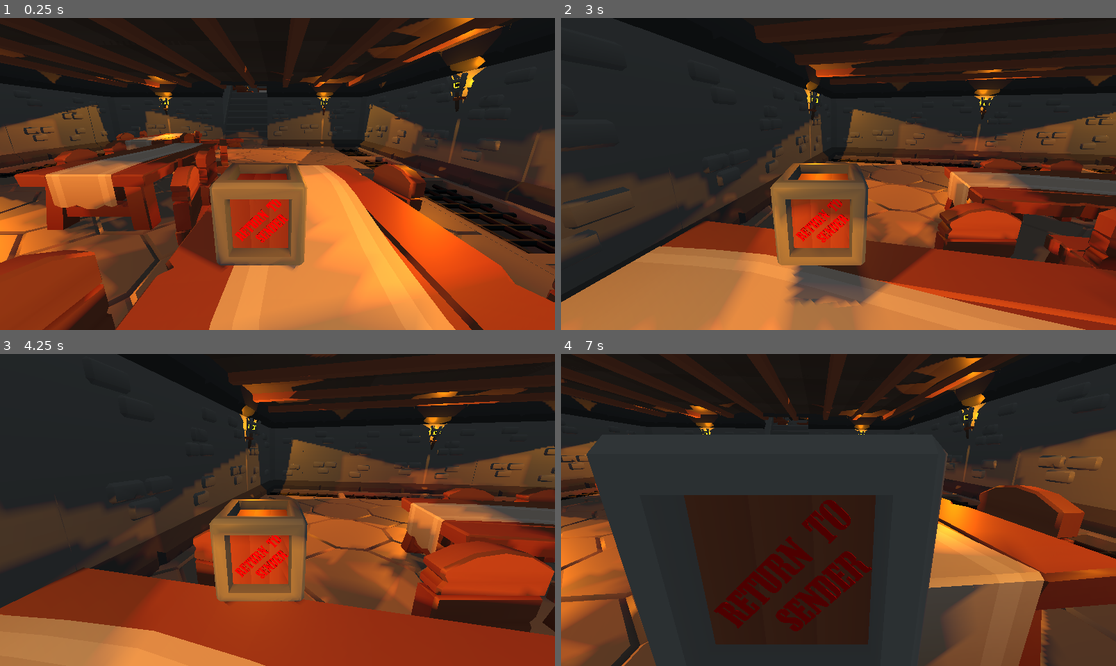
Above: before the commit, frames 1-4 (two rows, left to right).
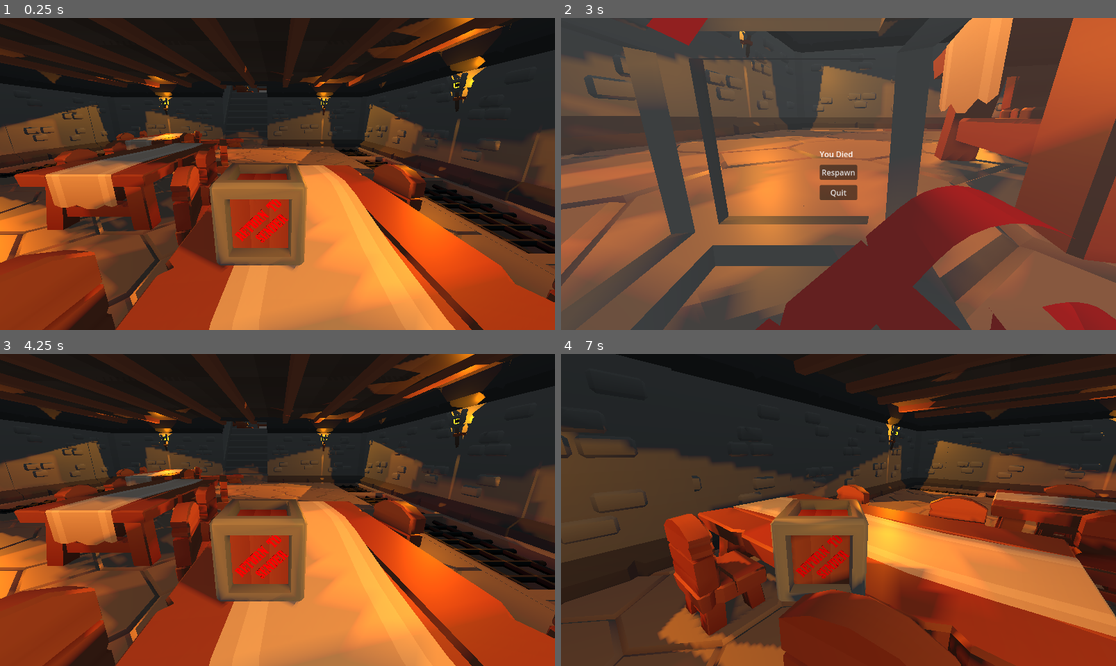
Above: after the commit, the same moments.

Repository: holy-moley/ReturnToSender
Game: Godot game, scene res://main.tscn
The game is run twice, just before and just after one commit, with the same random seed, the same clock (stepped at 60 frames per second) and the same inputs.
Inputs (mouse positions are in pixels of both pictures, inside the frame that each line leads up to):
- Up to frame 1 (0.25 s): no input
- Up to frame 2 (3 s): tap Enter at 0.5 s; move the mouse to (960, 158) at 0.52 s; hold D (right) 0.53-1.28 s; hold Shift (sprint) 0.53-1.28 s; tap Space (jump) at 0.77, 1.52 s; move the mouse to (727, 189) at 1.27 s; hold Down (back) 1.28-2.03 s; tap Shift (sprint) at 1.35, 2.85 s; move the mouse to (894, 105) at 2.02 s; hold D (right) 2.03-2.78 s; hold Shift (sprint) 2.03-2.78 s; move the mouse to (810, 236) at 2.77 s; hold W (forward) from 2.78 s (still down)
- Up to frame 3 (4.25 s): tap Space (jump) at 3.02 s; release W (forward) at 3.5 s; click (277, 506) at 3.5 s, where only the run after the commit has a clickable "Respawn"
- Up to frame 4 (7 s): tap R (respawn) at 4.25, 5.75, 6.4 s; move the mouse to (1005, 556) at 4.27 s; hold A (left) 4.28-5 s; hold Shift (sprint) 4.28-5 s; tap Space (jump) at 4.52, 6.02 s; tap Escape (pause) at 4.9 s; click (838, 525) at 5 s, where only the run after the commit has a clickable "Respawn"; move the mouse to (672, 463) at 5.77 s; hold A (left) 5.78-6.53 s; tap Shift (sprint) at 5.85 s; move the mouse to (866, 510) at 6.52 s; hold Down (back) from 6.53 s (still down); hold Shift (sprint) from 6.53 s (still down)

The runs differ from the first frame. In frame 1, less than 0.1% of the frame differs, in the area x 74-85%, y 7-9%; in frame 2, 93%, in the area x 0-100%, y 0-100%; in frame 3, 63%; in frame 4, 67%.

Commit message:
Added death menu

Diff:
--- /dev/null
+++ b/squash_the_creeps_start_1.1.0/death_menu.gd
@@ -0,0 +1,14 @@
+extends Control
+
+func showMenu():
+	visible = true
+
+func hideMenu():
+	visible = false
+
+func onRestartPressed():
+	get_tree().paused = false
+	get_tree().reload_current_scene()
+
+func onQuitButtonPressed():
+	get_tree().quit()
--- /dev/null
+++ b/squash_the_creeps_start_1.1.0/death_menu.tscn
@@ -0,0 +1,53 @@
+[gd_scene load_steps=2 format=3 uid="uid://h2u3i4n3ix2v"]
+
+[ext_resource type="Script" path="res://death_menu.gd" id="1_jsyjx"]
+
+[node name="DeathMenu" type="Control"]
+process_mode = 3
+visible = false
+layout_mode = 3
+anchors_preset = 15
+anchor_right = 1.0
+anchor_bottom = 1.0
+grow_horizontal = 2
+grow_vertical = 2
+script = ExtResource("1_jsyjx")
+
+[node name="ColorRect" type="ColorRect" parent="."]
+layout_mode = 1
+anchors_preset = 15
+anchor_right = 1.0
+anchor_bottom = 1.0
+grow_horizontal = 2
+grow_vertical = 2
+color = Color(1, 1, 1, 0.12549)
+
+[node name="GridContainer" type="GridContainer" parent="."]
+layout_mode = 1
+anchors_preset = 8
+anchor_left = 0.5
+anchor_top = 0.5
+anchor_right = 0.5
+anchor_bottom = 0.5
+offset_left = -39.0
+offset_top = -46.5
+offset_right = 39.0
+offset_bottom = 46.5
+grow_horizontal = 2
+grow_vertical = 2
+theme_override_constants/v_separation = 11
+
+[node name="DeathLabel" type="Label" parent="GridContainer"]
+layout_mode = 2
+text = "You Died"
+
+[node name="Respawn" type="Button" parent="GridContainer"]
+layout_mode = 2
+text = "Respawn"
+
+[node name="Quit" type="Button" parent="GridContainer"]
+layout_mode = 2
+text = "Quit"
+
+[connection signal="pressed" from="GridContainer/Respawn" to="." method="onRestartPressed"]
+[connection signal="pressed" from="GridContainer/Quit" to="." method="onQuitButtonPressed"]
--- a/squash_the_creeps_start_1.1.0/main.tscn
+++ b/squash_the_creeps_start_1.1.0/main.tscn
@@ -1,11 +1,14 @@
-[gd_scene load_steps=9 format=3 uid="uid://dibmxxgs24c6y"]
+[gd_scene load_steps=12 format=3 uid="uid://dibmxxgs24c6y"]
 
 [ext_resource type="Script" path="res://main.gd" id="1_cb3ao"]
 [ext_resource type="PackedScene" uid="uid://dwggalpxc4xky" path="res://player.tscn" id="1_nhwxy"]
 [ext_resource type="PackedScene" uid="uid://cx6ebcswvuhgi" path="res://mob.tscn" id="2_fkq84"]
+[ext_resource type="PackedScene" uid="uid://cqe0dblrikacy" path="res://poison_fog.tscn" id="4_3bgk7"]
 [ext_resource type="PackedScene" uid="uid://2283cvk3na36" path="res://ShelfHall.tscn" id="6_a452a"]
+[ext_resource type="PackedScene" uid="uid://dhkgf6tlsfb4k" path="res://pause_menu.tscn" id="7_1x8lt"]
 [ext_resource type="PackedScene" uid="uid://bocgqul2ptwv2" path="res://goalpost.tscn" id="7_rukn8"]
 [ext_resource type="PackedScene" uid="uid://0ro3ghwra1c7" path="res://dungeonMessHall.tscn" id="8_67ypg"]
+[ext_resource type="PackedScene" uid="uid://h2u3i4n3ix2v" path="res://death_menu.tscn" id="8_dnycq"]
 
 [sub_resource type="SphereShape3D" id="SphereShape3D_qgoqu"]
 
@@ -26,6 +29,15 @@
 
 [node name="Mess Hall" parent="." instance=ExtResource("8_67ypg")]
 transform = Transform3D(1, 0, 0, 0, 1, 0, 0, 0, 1, 59.384, 0, -20.9022)
+
+[node name="PoisonFog2" parent="Mess Hall" instance=ExtResource("4_3bgk7")]
+transform = Transform3D(26.532, 0, 0, 0, 6.2496, 0, 0, 0, 23, 2, 0.5, -3)
+
+[node name="ShelfHall" parent="." instance=ExtResource("6_a452a")]
+transform = Transform3D(3, 0, 0, 0, 3, 0, 0, 0, 3, 32, 0, -22)
+
+[node name="PoisonFog2" parent="ShelfHall" instance=ExtResource("4_3bgk7")]
+transform = Transform3D(8.3424, 0, 0, 0, 1.6, 0, 0, 0, 2.5, -11.8, 4, 0)
 
 [node name="Player" parent="." instance=ExtResource("1_nhwxy")]
 transform = Transform3D(-0.0012835, 0.0113297, 0.999935, -0.000239745, 0.999936, -0.01133, -0.999999, -0.000254229, -0.00128071, 76.4778, 4.84274, -31.6187)
@@ -50,10 +62,13 @@
 transform = Transform3D(1, 0, 0, 0, -0.258819, 0.965926, 0, -0.965926, -0.258819, 0, 210.867, -62.5874)
 visible = false
 
-[node name="Node3D" parent="." instance=ExtResource("6_a452a")]
-transform = Transform3D(3, 0, 0, 0, 3, 0, 0, 0, 3, 32, 0, -22)
-
 [node name="Settings" type="Node" parent="."]
 
 [node name="WorldEnvironment" type="WorldEnvironment" parent="Settings"]
 environment = SubResource("Environment_52xgh")
+
+[node name="Menus" type="Node" parent="."]
+
+[node name="Pause menu" parent="Menus" instance=ExtResource("7_1x8lt")]
+
+[node name="DeathMenu" parent="Menus" instance=ExtResource("8_dnycq")]
--- a/squash_the_creeps_start_1.1.0/playertest.gd
+++ b/squash_the_creeps_start_1.1.0/playertest.gd
@@ -22,11 +22,54 @@
 func wait(seconds: float) -> void:
 	await get_tree().create_timer(seconds).timeout
 
+
 func _process(delta: float) -> void:
 	if Input.is_action_pressed("sprint"):
 		max_speed = max_run_speed
 	else:
 		max_speed = max_walk_speed
+
+func pauseButtonPress():
+	get_tree().paused = true
+	show()
+
+@onready var death_menu = get_tree().get_root().get_node("Main/Menus/DeathMenu")
+signal playerDeath
+func _ready():
+	#Ensures accessible death menu.
+	if death_menu:
+		print("Death menu loaded.")
+	else:
+		print("Death menu not loaded.")
+	var traps = get_tree().get_nodes_in_group("traps")
+	for trap in traps:
+		if trap is Area3D:
+			trap.body_entered.connect(onBodyEntered)
+		else:
+			print("Found node that isn't area3d.")
+	self.playerDeath.connect(onDeath)
+
+func onBodyEntered(body):
+	if body.is_in_group("traps"):
+		$Sfx/AudioStreamPlayer/Boxdead.play()
+		emit_signal("playerDeath")
+
+
+func onDeath():
+	openDeathMenu()
+func openDeathMenu():
+	if death_menu:
+		death_menu.showMenu()
+		get_tree().paused=true
+	else:
+		print ("Death menu null, check node path.")
+
+
+func _on_area_3d_area_entered(area: Area3D) -> void:
+	if area.is_in_group("traps"):
+		$Sfx/AudioStreamPlayer/Boxdead.play()
+		emit_signal("playerDeath")
+
 
 
 func respawn(location):
@@ -112,8 +155,3 @@
 
 	move_and_slide()
 	apply_floor_snap()
-
-
-
-func _on_area_3d_area_entered(area: Area3D) -> void:
-	respawn(start_pos) # Replace with function body.
--- /dev/null
+++ b/squash_the_creeps_start_1.1.0/poison_fog.gd
@@ -0,0 +1,4 @@
+extends Area3D
+
+func _ready():
+	add_to_group("traps")
--- a/squash_the_creeps_start_1.1.0/poison_fog.tscn
+++ b/squash_the_creeps_start_1.1.0/poison_fog.tscn
@@ -1,10 +1,12 @@
-[gd_scene load_steps=5 format=3 uid="uid://cqe0dblrikacy"]
+[gd_scene load_steps=6 format=3 uid="uid://cqe0dblrikacy"]
 
-[sub_resource type="BoxShape3D" id="BoxShape3D_gc7ld"]
+[ext_resource type="Script" path="res://poison_fog.gd" id="1_gufpv"]
+
+[sub_resource type="BoxShape3D" id="BoxShape3D_ujwg3"]
 
 [sub_resource type="Texture3DRD" id="Texture3DRD_2f8i5"]
 
-[sub_resource type="FogMaterial" id="FogMaterial_ob41x"]
+[sub_resource type="FogMaterial" id="FogMaterial_r513m"]
 density = 0.426
 albedo = Color(0.721569, 0, 1, 1)
 emission = Color(0.480587, 0.00143083, 0.672487, 1)
@@ -12,21 +14,21 @@
 edge_fade = 0.17411
 density_texture = SubResource("Texture3DRD_2f8i5")
 
-[sub_resource type="BoxMesh" id="BoxMesh_plrsu"]
+[sub_resource type="BoxMesh" id="BoxMesh_44vaw"]
 
-[node name="PoisonFog" type="Node3D"]
+[node name="Area3D" type="Area3D"]
+script = ExtResource("1_gufpv")
 
-[node name="Area3D" type="Area3D" parent="."]
+[node name="CollisionShape3D" type="CollisionShape3D" parent="."]
 transform = Transform3D(2, 0, 0, 0, 0.14, 0, 0, 0, 2.16, 0, 0, 0)
+shape = SubResource("BoxShape3D_ujwg3")
 
-[node name="CollisionShape3D" type="CollisionShape3D" parent="Area3D"]
-shape = SubResource("BoxShape3D_gc7ld")
+[node name="FogVolume" type="FogVolume" parent="CollisionShape3D"]
+transform = Transform3D(0.519998, 0, 0, 0, 0.5, 0, 0, 0, 0.56, 0, 0, 0)
+material = SubResource("FogMaterial_r513m")
 
-[node name="FogVolume" type="FogVolume" parent="Area3D/CollisionShape3D"]
-transform = Transform3D(0.519998, 0, 0, 0, 0.5, 0, 0, 0, 0.56, 0, 0, 0)
-material = SubResource("FogMaterial_ob41x")
-
-[node name="MeshInstance3D" type="MeshInstance3D" parent="Area3D"]
-transform = Transform3D(1.1, 0, 0, 0, 1, 0, 0, 0, 1.1, 0, 0, 0)
+[node name="MeshInstance3D" type="MeshInstance3D" parent="."]
+transform = Transform3D(2.2, 0, 0, 0, 0.14, 0, 0, 0, 2.376, 0, 0, 0)
 visible = false
-mesh = SubResource("BoxMesh_plrsu")
+mesh = SubResource("BoxMesh_44vaw")
+skeleton = NodePath("")
